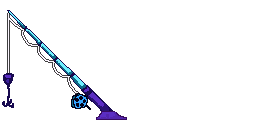
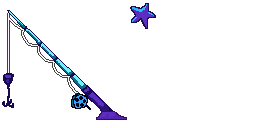
Revision of a layered (256, 128) image; what changed, layer by layer:
added group "fishing_rod" with 5 layers above "doodad-starfish.kra" over box(130, 3, 156, 29)
moved "mound" into group "fishing_rod", painted on it over box(130, 3, 155, 29)
moved "wire" into group "fishing_rod", painted on it over box(130, 3, 156, 29)
moved "rod" into group "fishing_rod", painted on it over box(130, 3, 155, 29)
moved "handle" into group "fishing_rod", painted on it over box(130, 3, 155, 29)
